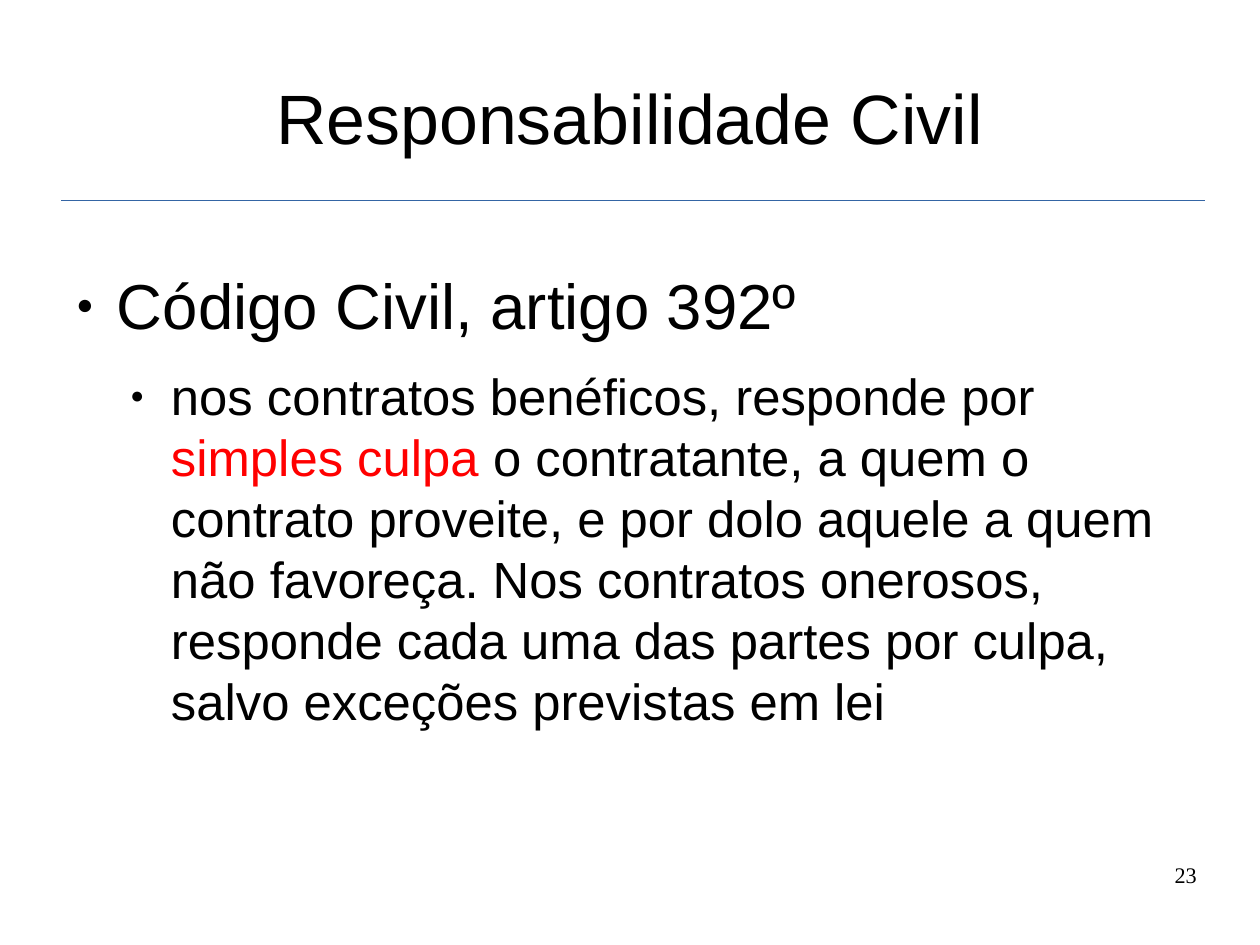
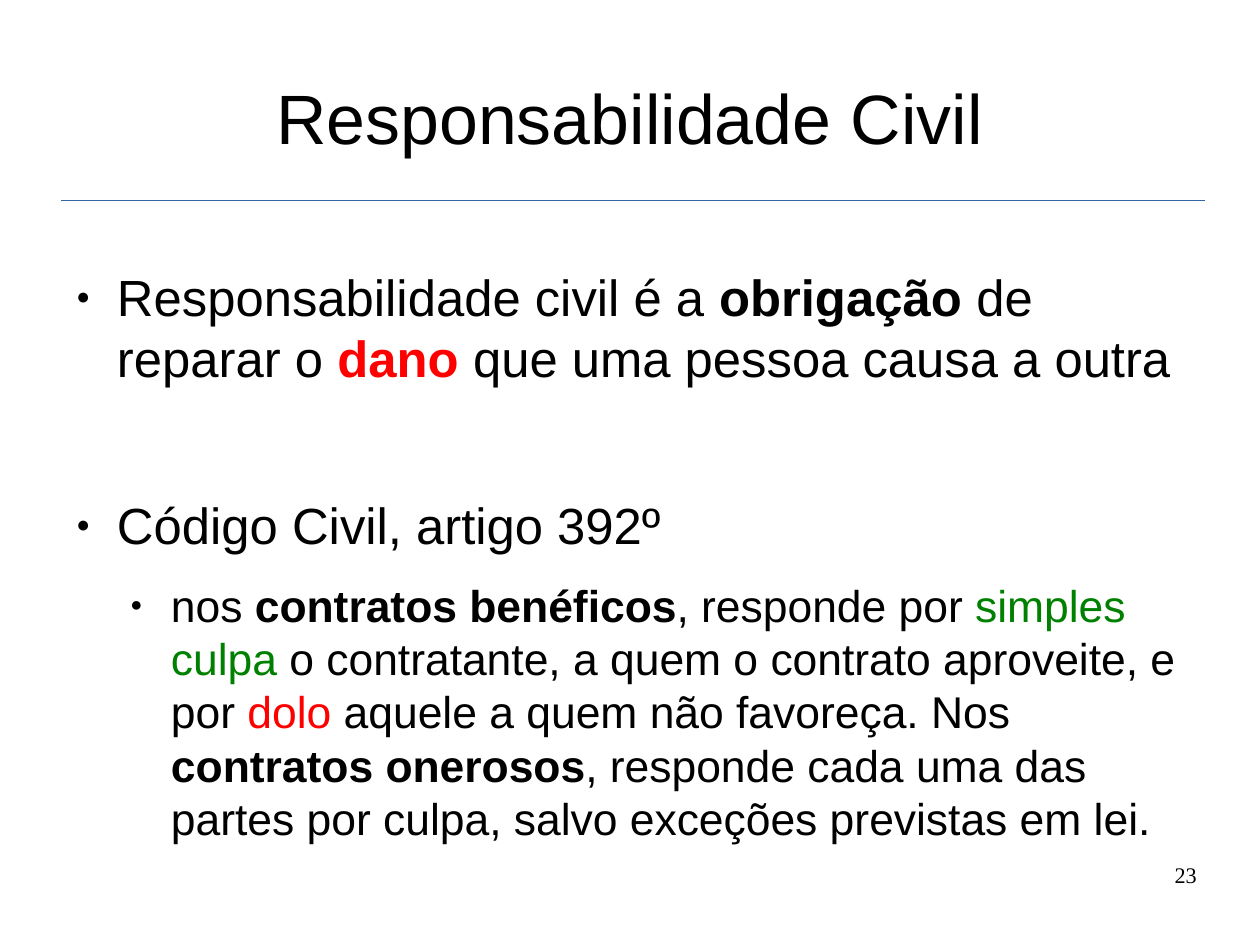
Before and after one commit to fernandocastor/aulas_floss, a slide deck: slide 23 of 09_Licencas/09_aspectos_juridicos.odp. Drawn at 1260x945 pixels with LibreOffice and Linux fonts; fonts in the diff are those of the drawing. Boxes give left, top, right and bottom in pixels: in the first picture for what was removed or moved away, otherwise in the second. Text is boxed around its words. In the diff, an @@ line names an element or a change of style, - is before the commit and + after.

```diff
--- a/09_Licencas/09_aspectos_juridicos.odp
+++ b/09_Licencas/09_aspectos_juridicos.odp
@@ text at (x1=117, y1=278, x2=1171, y2=388): paragraph added @@
+● Responsabilidade civil é a obrigação de reparar o dano que uma pessoa causa a outra
@@ text at (x1=117, y1=506, x2=660, y2=555): size 40 to 32 pt in "Código Civil, artigo 392º" @@
@@ text at (x1=171, y1=589, x2=1175, y2=844): text changed; size 32 to 28 pt @@
-  ● nos contratos benéficos, responde por simples culpa o contratante, a quem o contrato proveite, e por dolo aquele a quem não favoreça. Nos contratos onerosos, responde cada uma das partes por culpa, salvo exceções previstas em lei
+  ● nos contratos benéficos, responde por simples culpa o contratante, a quem o contrato aproveite, e por dolo aquele a quem não favoreça. Nos contratos onerosos, responde cada uma das partes por culpa, salvo exceções previstas em lei.
```
Also in this commit, not shown: 2 other slides changed.
